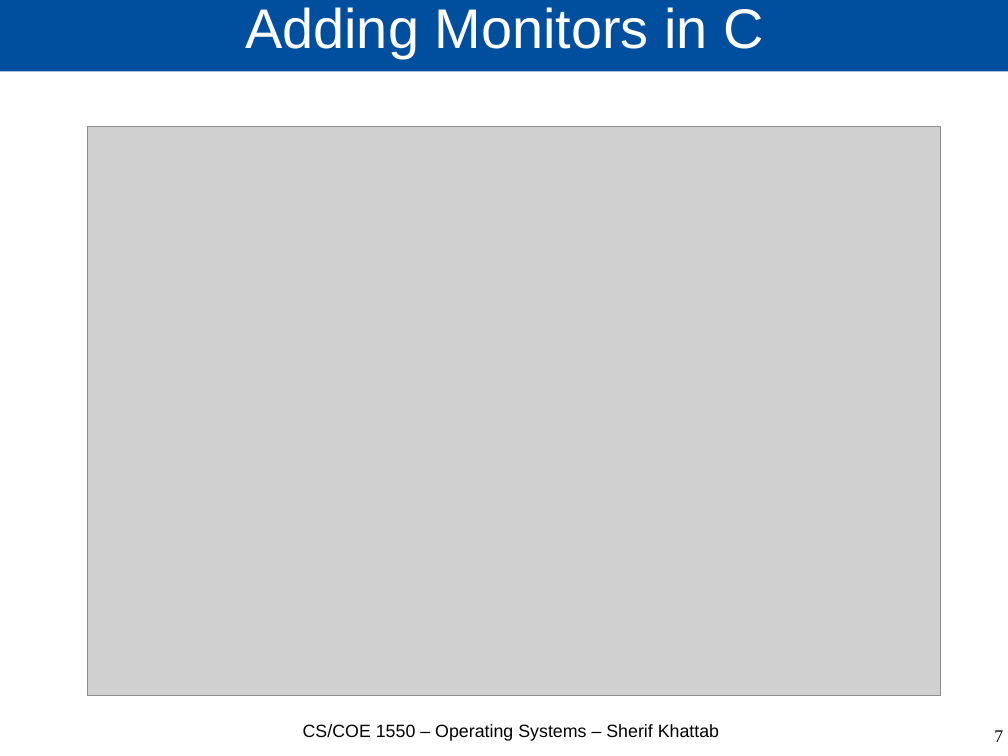
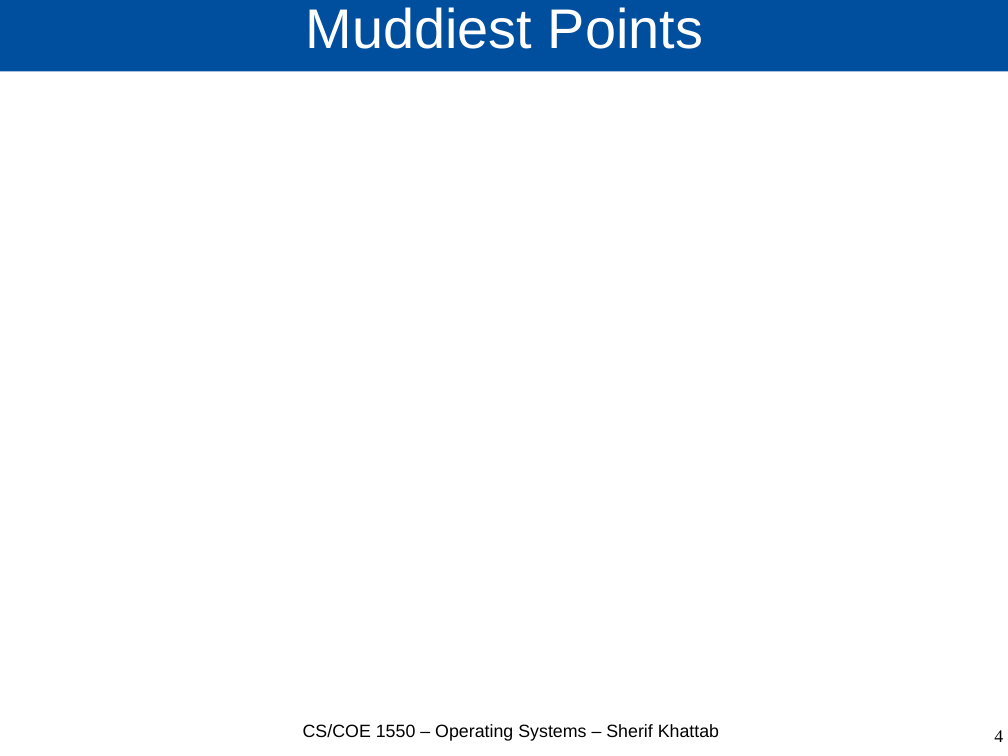
Before and after one commit to cs1550-2224/cs1550-code-handouts, a slide deck: slide 4 of DraftSlides/Lecture8.pptx (slide 7 before the commit). Drawn at 1008x756 pixels with LibreOffice and Linux fonts; fonts in the diff are those of the drawing; grey boxes stand for pictures. Boxes give left, top, right and bottom in pixels: in the first picture for what was removed or moved away, otherwise in the second. Text is boxed around its words. In the diff, an @@ line names an element or a change of style, - is before the commit and + after.

```diff
--- a/DraftSlides/Lecture8.pptx
+++ b/DraftSlides/Lecture8.pptx
@@ title at (306, 7, 703, 49): text changed @@
-Adding Monitors in C
+Muddiest Points
@@ picture removed at (87, 127, 940, 696) @@
@@ page number at (994, 730, 1003, 742): text changed @@
-7
+4
```
Also in this commit, not shown: 6 other slides changed, 10 slides added, 6 slides removed, 1 other file.
